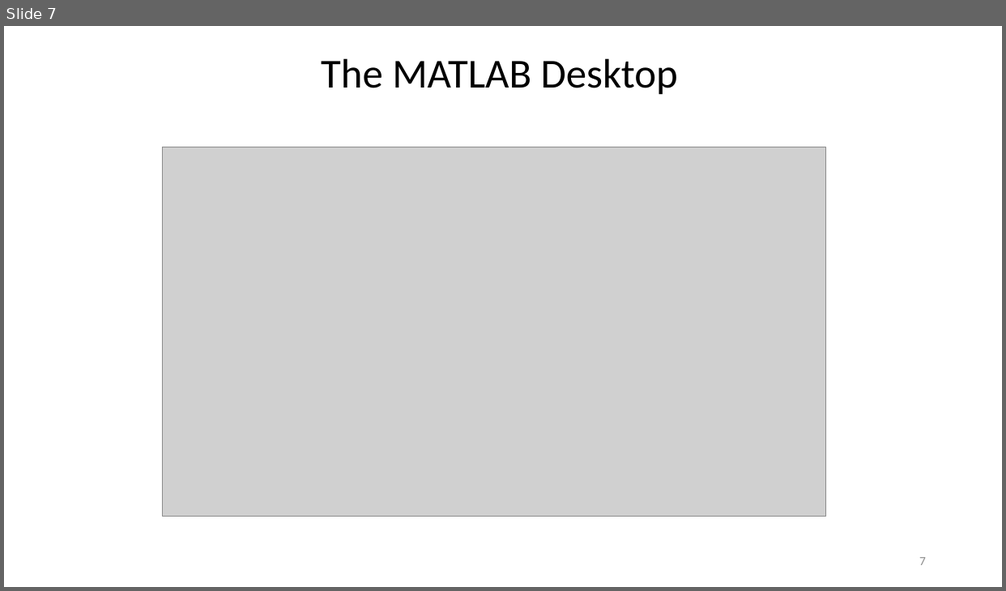
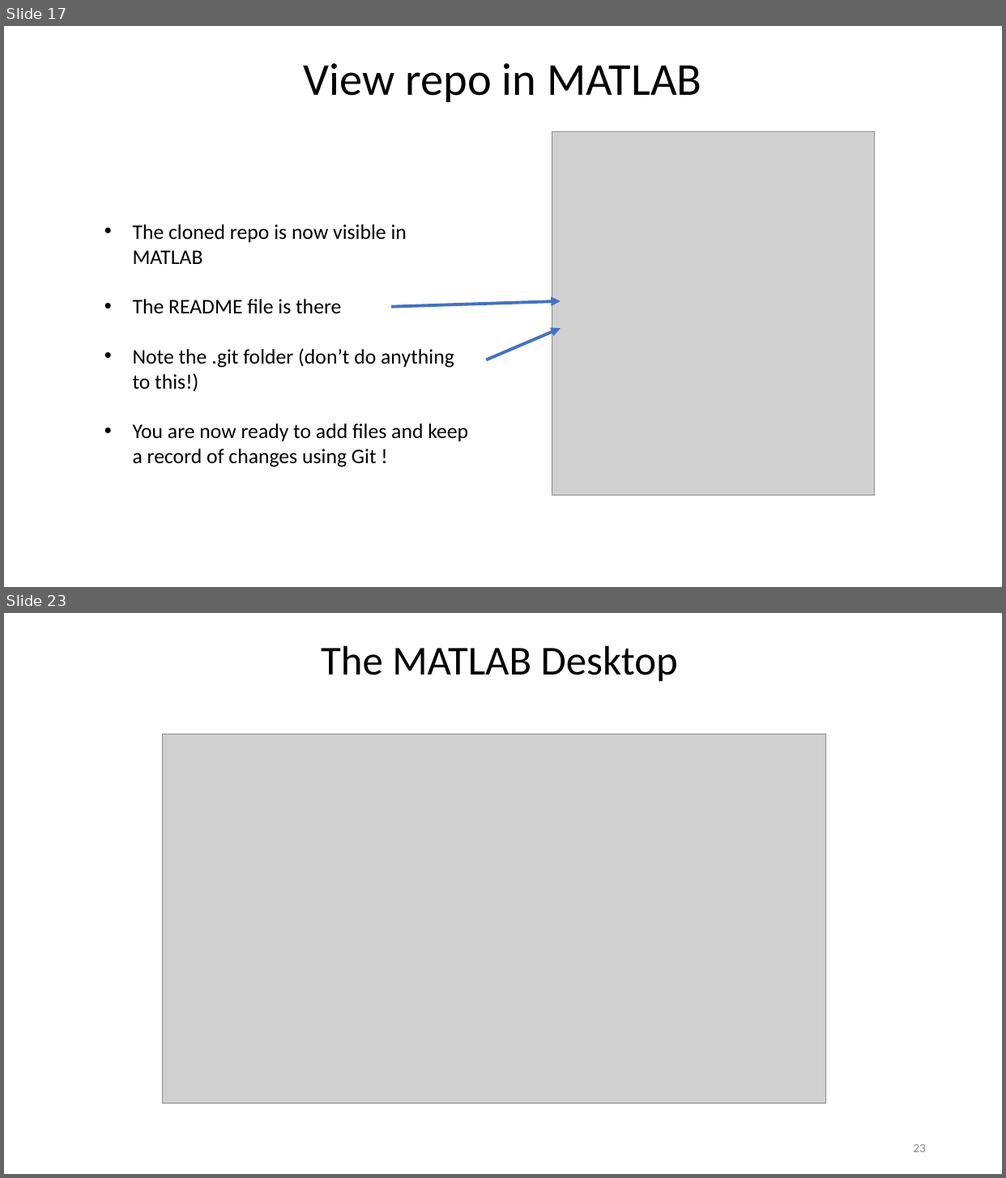
Before and after one commit to louisepb/Nottingham_Workshop, a slide deck: InstructorMaterials/Best Practices for Software Development using MATLAB.pptx. Shown one above the other, each under a label of ours: slide 7 before the commit, slides 17 and 23 after it; the slides between them are not shown. The pictures are 1006x591 and 1006x1178 pixels, drawn with LibreOffice and Linux fonts; fonts in the diff are those of the drawing; grey boxes stand for pictures. Boxes give left, top, right and bottom in pixels: in the first picture for what was removed or moved away, otherwise in the second. Text is boxed around its words. In the diff, an @@ line names an element or a change of style, - is before the commit and + after.

```diff
--- a/InstructorMaterials/Best Practices for Software Development using MATLAB.pptx
+++ b/InstructorMaterials/Best Practices for Software Development using MATLAB.pptx
@@ slide 17 added at [4,26,1002,587], background #FFFFFF @@
@@ title added at [304,63,701,102], 44 pt, text #000000 @@
+View repo in MATLAB
@@ picture added at [552,132,875,495] @@
@@ text added at [133,224,468,467], 20 pt, text #000000 @@
+• The cloned repo is now visible in MATLAB
+• The README file is there
+• Note the .git folder (don’t do anything to this!)
+• You are now ready to add files and keep a record of changes using Git !
@@ arrow added from (392, 307) to (560, 301), #4472C4 3 pt @@
@@ arrow added from (486, 360) to (560, 328), #4472C4 3 pt @@
@@ what was slide 7 is now slide 23 @@
@@ page number at [913,1144,926,1152]: text changed @@
-7
+23
```
Also in this commit, not shown: 3 slides changed, 17 other slides added, 2 slides removed, 2 other files.
